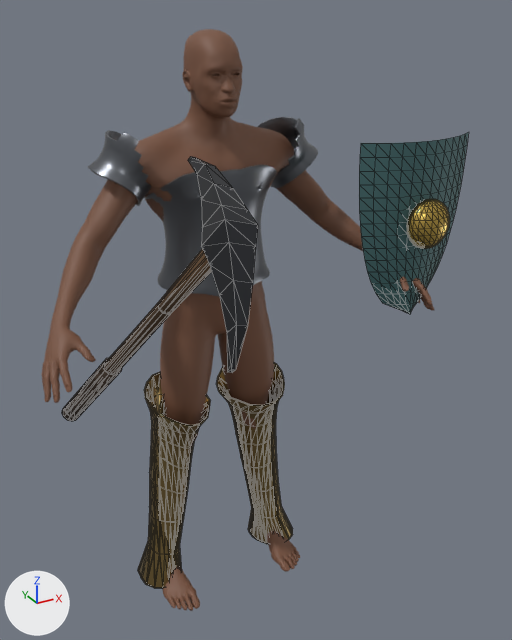
Before and after pictures for a commit that changed the glTF model public/models/hero.glb.
One viewpoint serves both versions: a 50 mm lens placed at (-1.07, -2.31, 2.04), pointed at (0.01, -0.34, 1.06). The axes (+X, +Y, +Z) are drawn at lower left. The lights are the same throughout. The older version comes first. Mesh edges are drawn as thin lines on the coarser meshes. Vertices at exactly the same position are counted once.

The scene before the commit, as lines of its bpy script (objects in view):
```python
me_herobody = bpy.data.meshes.new('HeroBody')
me_herobody.from_pydata(...)  # 13380 vertices, 26756 faces; spans x -0.74..0.74, y -0.49..0.11, z 0.0..2.21
me_herobody.materials.append(mat_heroskin)  # brown #77513d
me_pickaxe = bpy.data.meshes.new('Pickaxe')
me_pickaxe.from_pydata(...)  # 116 vertices, 244 faces; spans x -0.646..-0.33, y -1.089..-0.154, z 0.993..1.936
# faces by material slot: [68, 132, 44]
me_pickaxe.materials.append(mat_pickiron)  # dark grey #424448
me_pickaxe.materials.append(mat_pickhaft)  # brown #674c30
me_pickaxe.materials.append(mat_pickgrip)  # brown #403227
me_shieldface = bpy.data.meshes.new('ShieldFace')
me_shieldface.from_pydata(...)  # 362 vertices, 668 faces; spans x 0.415..0.905, y -0.492..-0.341, z 1.197..1.857
# faces by material slot: [308, 360]
me_shieldface.materials.append(mat_shieldface)  # dark cyan #426a6c
me_shieldface.materials.append(mat_shieldboss)  # yellow #cead55
ob_hero = bpy.data.objects.new('Hero', me_herobody)
ob_hero.location = (0.0, 0.0, -0.232)
ob_pickaxe = bpy.data.objects.new('Pickaxe', me_pickaxe)
ob_pickaxe.location = (0.0, 0.0, -0.232)
ob_shield = bpy.data.objects.new('Shield', me_shieldface)
ob_shield.location = (0.0, 0.0, -0.232)
# also in view: 'Pauldron_L' at (0.32, -0.01, 1.55); 'Greave_R' at (-0.2, -0.03, 0.23); 'Greave_L' at (0.2, -0.03, 0.23); 'Pauldron_R' at (-0.32, -0.01, 1.55); 'Cuirass' at (0.0, -0.03, 1.32)
```
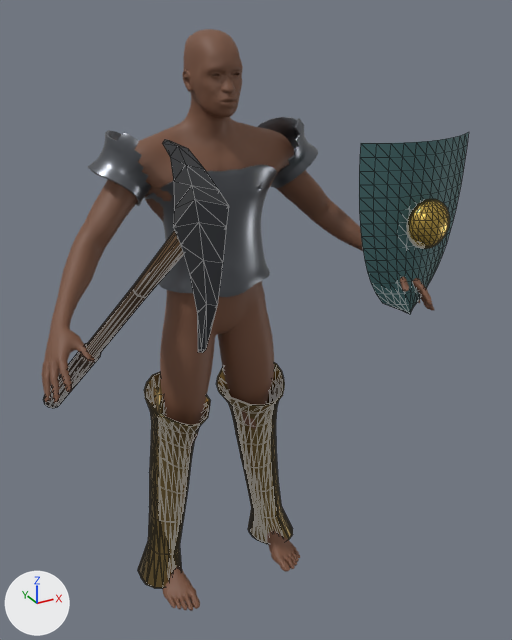
Location of each change, [x1, y1, x2, y2] in pixels of the pictures (512 x 640 px):
'Pickaxe', moved: before [62, 156, 258, 421]; after [43, 139, 229, 408]

The change, as a list of edits to the scene's bpy script:
```text
Change me_pickaxe:
    used by ob_pickaxe; location = (0.0, 0.0, -0.232)
    remove me_pickaxe.from_pydata(...)  # 116 vertices, 244 faces; spans x -0.646..-0.33, y -1.089..-0.154, z 0.993..1.936
    add me_pickaxe.from_pydata(...)  # 116 vertices, 244 faces; spans x -0.692..-0.377, y -1.039..-0.104, z 1.031..1.974
    me_pickaxe part 1: the whole mesh is moved by (-0.047, 0.05, 0.038)
```
